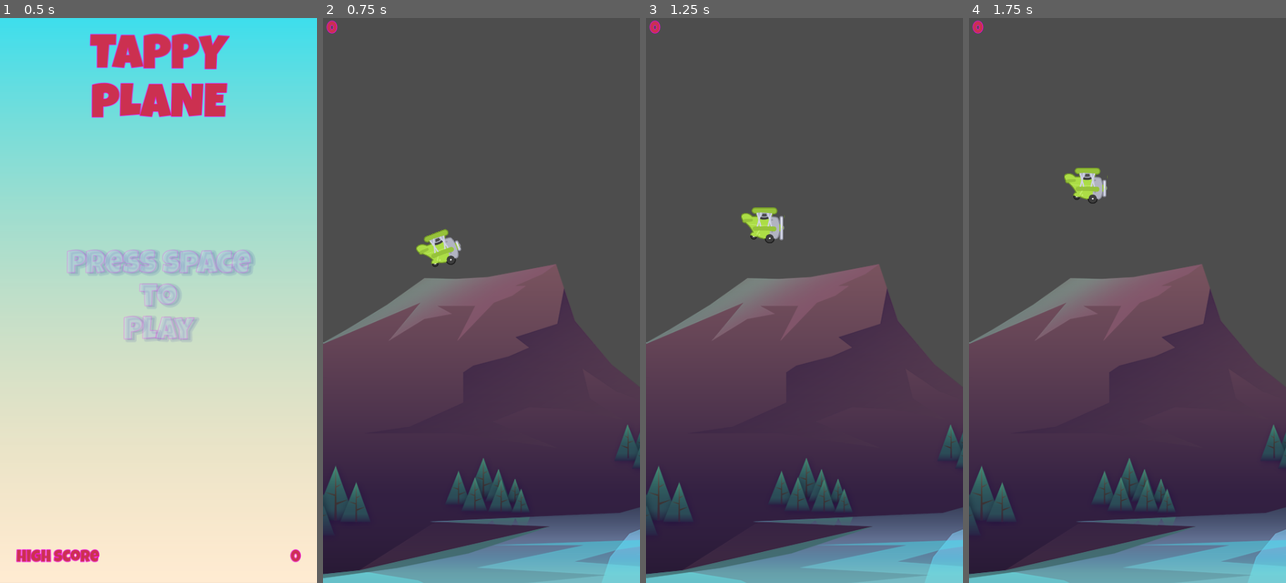
Above: before the commit, frames 1-4 (left to right).
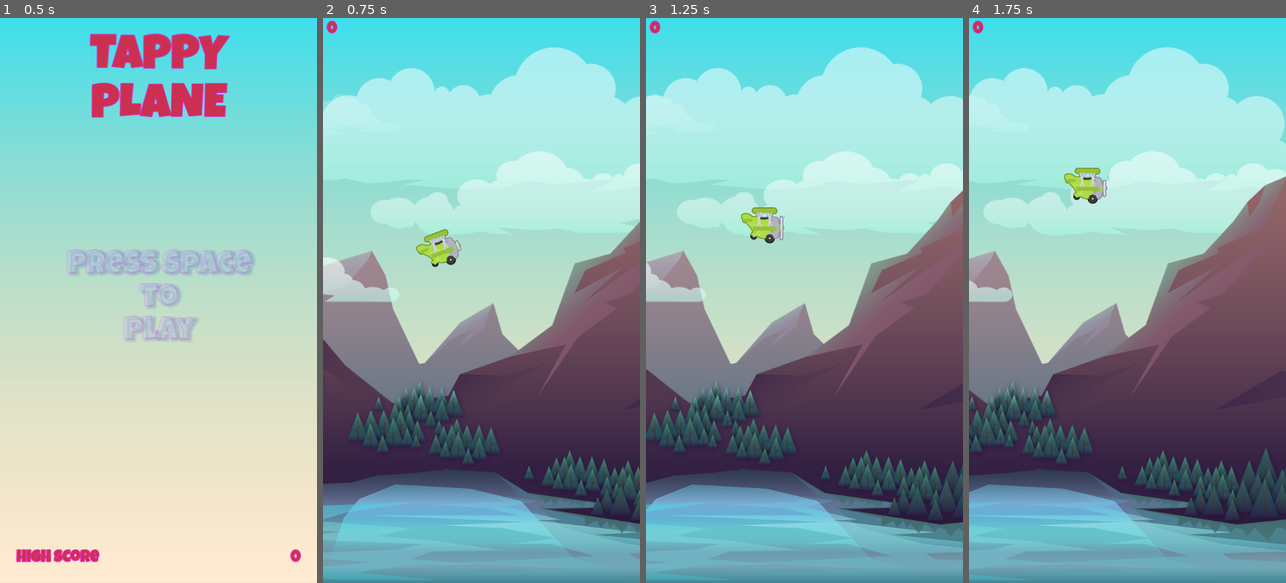
Above: after the commit, the same moments.

Repository: davidzywiec/flappy
Game: Godot game, scene res://scenes/menu/main_menu.tscn
Same seed, same stepped clock (60 frames per second), same inputs: the game is played once before the commit and once after it.
Inputs:
- Up to frame 1 (0.5 s): no input
- Up to frame 2 (0.75 s): tap Space (fly) at 0.5, 0.6 s
- Up to frame 3 (1.25 s): no input
- Up to frame 4 (1.75 s): tap Space (fly) at 1.35 s

Frame 1 is identical in both runs. In frame 2, 80% of the frame differs, in the area x 0-100%, y 0-100%; in frame 3, 80%; in frame 4, 78%.

Commit message:
Finished!

Diff:
--- /dev/null
+++ b/parallax_layer.tscn
@@ -0,0 +1,12 @@
+[gd_scene load_steps=3 format=3 uid="uid://cuddj6sas4iu5"]
+
+[ext_resource type="Script" path="res://scenes/background/parallax_layer.gd" id="1_7gwl0"]
+[ext_resource type="Texture2D" uid="uid://brc8xn432ky3x" path="res://assets/background/sky.png" id="2_g6x7c"]
+
+[node name="ParallaxLayer" type="ParallaxLayer"]
+script = ExtResource("1_7gwl0")
+
+[node name="Sprite2D" type="Sprite2D" parent="."]
+scale = Vector2(0.791, 0.791)
+texture = ExtResource("2_g6x7c")
+centered = false
--- a/project.godot
+++ b/project.godot
@@ -38,6 +38,13 @@
 ]
 }
 
+[layer_names]
+
+2d_physics/layer_1="barrier"
+2d_physics/layer_2="pipe"
+2d_physics/layer_3="laser"
+2d_physics/layer_4="plane"
+
 [rendering]
 
 renderer/rendering_method="mobile"
--- /dev/null
+++ b/scenes/background/parallax_2d.gd
@@ -0,0 +1,16 @@
+extends Parallax2D
+
+@onready var sprite : Sprite2D = $Sprite2D
+@export var texture : Texture2D
+@export var scroll_speed : float
+
+# Called when the node enters the scene tree for the first time.
+func _ready() -> void:
+	var scale_f = get_viewport_rect().size.y / texture.get_height()
+	sprite.texture = texture
+	sprite.scale = Vector2(scale_f, scale_f)
+	repeat_size.x = texture.get_width() * scale_f
+
+# Called every frame. 'delta' is the elapsed time since the previous frame.
+func _process(delta: float) -> void:
+	pass
--- /dev/null
+++ b/scenes/background/parallax_2d.tscn
@@ -0,0 +1,11 @@
+[gd_scene load_steps=2 format=3 uid="uid://ch3a7ppo4auut"]
+
+[ext_resource type="Script" path="res://scenes/background/parallax_2d.gd" id="1_xq8x7"]
+
+[node name="Parallax2D" type="Parallax2D"]
+scroll_scale = Vector2(0, 0)
+follow_viewport = false
+ignore_camera_scroll = true
+script = ExtResource("1_xq8x7")
+
+[node name="Sprite2D" type="Sprite2D" parent="."]
--- /dev/null
+++ b/scenes/background/parallax_background.gd
@@ -0,0 +1,12 @@
+extends ParallaxBackground
+
+func _ready() -> void:
+	SignalManager.on_plane_die.connect(on_plane_die)
+
+# Called every frame. 'delta' is the elapsed time since the previous frame.
+func _process(delta: float) -> void:
+	#Move the parallelbackground based on the scroll speed of pipes
+	scroll_offset.x -= GameManager.SCROLL_SPEED * delta
+
+func on_plane_die() -> void:
+	set_process(false)
--- /dev/null
+++ b/scenes/background/parallax_background.tscn
@@ -0,0 +1,39 @@
+[gd_scene load_steps=10 format=3 uid="uid://dc3a1uw2mh3qv"]
+
+[ext_resource type="PackedScene" uid="uid://cuddj6sas4iu5" path="res://parallax_layer.tscn" id="1_1uu4l"]
+[ext_resource type="Texture2D" uid="uid://brc8xn432ky3x" path="res://assets/background/sky.png" id="1_d7kg2"]
+[ext_resource type="Script" path="res://scenes/background/parallax_background.gd" id="1_deehe"]
+[ext_resource type="Texture2D" uid="uid://dktkxnpic2yf8" path="res://assets/background/clouds_1.png" id="2_fm7ue"]
+[ext_resource type="Texture2D" uid="uid://uwl30nx05k6c" path="res://assets/background/rocks_1.png" id="3_1i415"]
+[ext_resource type="Texture2D" uid="uid://bbok3s4iaoam1" path="res://assets/background/clouds_2.png" id="4_vx56b"]
+[ext_resource type="Texture2D" uid="uid://07iu36d2lkb8" path="res://assets/background/rocks_2.png" id="5_kgumw"]
+[ext_resource type="Texture2D" uid="uid://dj7omcjtapqu2" path="res://assets/background/clouds_3.png" id="6_3xw76"]
+[ext_resource type="Texture2D" uid="uid://bieqfkk0ldhdw" path="res://assets/background/clouds_4.png" id="7_0pf6j"]
+
+[node name="ParallaxBackground" type="ParallaxBackground"]
+scroll_ignore_camera_zoom = true
+script = ExtResource("1_deehe")
+
+[node name="Sky" parent="." instance=ExtResource("1_1uu4l")]
+texture = ExtResource("1_d7kg2")
+
+[node name="CloudsLayer1" parent="." instance=ExtResource("1_1uu4l")]
+texture = ExtResource("2_fm7ue")
+scroll_scale = 0.3
+
+[node name="RocksLayer1" parent="." instance=ExtResource("1_1uu4l")]
+texture = ExtResource("3_1i415")
+scroll_scale = 0.5
+
+[node name="CloudsLayer2" parent="." instance=ExtResource("1_1uu4l")]
+texture = ExtResource("4_vx56b")
+
+[node name="RocksLayer2" parent="." instance=ExtResource("1_1uu4l")]
+texture = ExtResource("5_kgumw")
+scroll_scale = 0.75
+
+[node name="CloudsLayer3" parent="." instance=ExtResource("1_1uu4l")]
+texture = ExtResource("6_3xw76")
+
+[node name="CloudsLayer4" parent="." instance=ExtResource("1_1uu4l")]
+texture = ExtResource("7_0pf6j")
--- /dev/null
+++ b/scenes/background/parallax_background_NEW.tscn
@@ -0,0 +1,31 @@
+[gd_scene load_steps=7 format=3 uid="uid://d1w4bft43eoli"]
+
+[ext_resource type="PackedScene" uid="uid://ch3a7ppo4auut" path="res://scenes/background/parallax_2d.tscn" id="1_xf0q0"]
+[ext_resource type="Texture2D" uid="uid://dktkxnpic2yf8" path="res://assets/background/clouds_1.png" id="2_1aasx"]
+[ext_resource type="Texture2D" uid="uid://brc8xn432ky3x" path="res://assets/background/sky.png" id="2_vyehf"]
+[ext_resource type="Texture2D" uid="uid://bbok3s4iaoam1" path="res://assets/background/clouds_2.png" id="3_fchvq"]
+[ext_resource type="Texture2D" uid="uid://uwl30nx05k6c" path="res://assets/background/rocks_1.png" id="4_k0lps"]
+[ext_resource type="Texture2D" uid="uid://07iu36d2lkb8" path="res://assets/background/rocks_2.png" id="5_pvd5k"]
+
+[node name="ParallelBackground" type="Node2D"]
+z_index = -5
+position = Vector2(0, 427)
+
+[node name="Sky" parent="." instance=ExtResource("1_xf0q0")]
+texture = ExtResource("2_vyehf")
+
+[node name="Cloud1" parent="." instance=ExtResource("1_xf0q0")]
+autoscroll = Vector2(-25, 0)
+texture = ExtResource("2_1aasx")
+
+[node name="Rock1" parent="." instance=ExtResource("1_xf0q0")]
+autoscroll = Vector2(-35, 0)
+texture = ExtResource("4_k0lps")
+
+[node name="Cloud2" parent="." instance=ExtResource("1_xf0q0")]
+autoscroll = Vector2(-50, 0)
+texture = ExtResource("3_fchvq")
+
+[node name="Rock2" parent="." instance=ExtResource("1_xf0q0")]
+autoscroll = Vector2(-80, 0)
+texture = ExtResource("5_pvd5k")
--- /dev/null
+++ b/scenes/background/parallax_layer.gd
@@ -0,0 +1,18 @@
+extends ParallaxLayer
+
+@onready var sprite : Sprite2D = $Sprite2D
+@export var texture : Texture2D
+@export var scroll_scale : float
+
+# Called when the node enters the scene tree for the first time.
+func _ready() -> void:
+	#Set the layer speed in contrast to the scroll speed
+	motion_scale.x = scroll_scale
+	#Get the view port rectangle divided by our resolution
+	var scale_f = get_viewport_rect().size.y / GameManager.IMG_H
+	#Set texture on sprite
+	sprite.texture = texture
+	#Scale down texture based on screen
+	sprite.scale = Vector2(scale_f, scale_f)
+	#Move motion based on screen
+	motion_mirroring.x = GameManager.IMG_W * scale_f
--- a/scenes/branch/barrier.tscn
+++ b/scenes/branch/barrier.tscn
@@ -4,6 +4,7 @@
 size = Vector2(487, 20)
 
 [node name="Barrier" type="StaticBody2D"]
+collision_mask = 9
 
 [node name="CollisionShape2D" type="CollisionShape2D" parent="."]
 position = Vector2(240.5, 0)
--- a/scenes/game/game.gd
+++ b/scenes/game/game.gd
@@ -6,6 +6,7 @@
 @onready var spawnL : Marker2D = $spawnL
 @onready var spawnTimer : Timer = $spawnTimer
 @onready var pipeHolder : Node = $PipeHolder
+@onready var pBackground : ParallaxBackground = $ParallaxBackground
 
 # Called when the node enters the scene tree for the first time.
 func _ready() -> void:
@@ -17,6 +18,9 @@
 
 # Called every frame. 'delta' is the elapsed time since the previous frame.
 func _process(delta: float) -> void:
+	pass
+
+func _physics_process(delta: float) -> void:
 	pass
 
 #Spawn a pipes scene between two points
--- a/scenes/game/game.tscn
+++ b/scenes/game/game.tscn
@@ -1,19 +1,27 @@
-[gd_scene load_steps=7 format=3 uid="uid://bf6w73ynciyvs"]
+[gd_scene load_steps=8 format=3 uid="uid://bf6w73ynciyvs"]
 
-[ext_resource type="Texture2D" uid="uid://07iu36d2lkb8" path="res://assets/background/rocks_2.png" id="1_pf2my"]
 [ext_resource type="Script" path="res://scenes/game/game.gd" id="1_t06kl"]
 [ext_resource type="PackedScene" uid="uid://b3y48hgcmrkwc" path="res://scenes/plane/plane.tscn" id="2_fiipk"]
 [ext_resource type="PackedScene" uid="uid://7otoxkxa78bk" path="res://scenes/branch/barrier.tscn" id="3_ti3ql"]
 [ext_resource type="PackedScene" uid="uid://dpyl2w4w8bfur" path="res://scenes/menu/game_over_ui.tscn" id="5_nyelj"]
 [ext_resource type="PackedScene" uid="uid://dn6iwol0xedrs" path="res://scenes/game/game_ui.tscn" id="6_cdjem"]
+[ext_resource type="PackedScene" uid="uid://dc3a1uw2mh3qv" path="res://scenes/background/parallax_background.tscn" id="6_duq7j"]
+[ext_resource type="PackedScene" uid="uid://d1w4bft43eoli" path="res://scenes/background/parallax_background_NEW.tscn" id="7_6t22m"]
 
 [node name="Game" type="Node2D"]
 script = ExtResource("1_t06kl")
 
-[node name="background" type="Sprite2D" parent="."]
-z_index = -5
-position = Vector2(374, 400)
-texture = ExtResource("1_pf2my")
+[node name="ParallelBackground" parent="." instance=ExtResource("7_6t22m")]
+
+[node name="ParallaxBackground" parent="." instance=ExtResource("6_duq7j")]
+visible = false
+
+[node name="HUD" type="CanvasLayer" parent="."]
+
+[node name="GameOverUI" parent="HUD" instance=ExtResource("5_nyelj")]
+visible = false
+
+[node name="gameUI" parent="HUD" instance=ExtResource("6_cdjem")]
 
 [node name="plane" parent="." instance=ExtResource("2_fiipk")]
 position = Vector2(176, 384)
@@ -35,10 +43,3 @@
 autostart = true
 
 [node name="PipeHolder" type="Node" parent="."]
-
-[node name="CanvasLayer" type="CanvasLayer" parent="."]
-
-[node name="GameOverUI" parent="CanvasLayer" instance=ExtResource("5_nyelj")]
-visible = false
-
-[node name="gameUI" parent="CanvasLayer" instance=ExtResource("6_cdjem")]
--- a/scenes/laser/laser.tscn
+++ b/scenes/laser/laser.tscn
@@ -44,6 +44,8 @@
 }
 
 [node name="laser" type="Area2D"]
+collision_layer = 4
+collision_mask = 8
 
 [node name="Sprite2D" type="Sprite2D" parent="."]
 scale = Vector2(1, 8)
--- a/scenes/pipe/pipe.tscn
+++ b/scenes/pipe/pipe.tscn
@@ -9,6 +9,8 @@
 size = Vector2(50, 53)
 
 [node name="pipe" type="Area2D"]
+collision_layer = 2
+collision_mask = 8
 
 [node name="Sprite2D" type="Sprite2D" parent="."]
 texture = ExtResource("1_mdrka")
--- a/scenes/pipe/pipes.gd
+++ b/scenes/pipe/pipes.gd
@@ -19,7 +19,8 @@
 
 
 func _process(delta: float) -> void:
-	if position.x <= OFF_SCREEN_X:
+	if self.global_position.x + 25 <= get_viewport_rect().position.x:
+		print("Exit")
 		exit_screen()
 
 # Called every frame. 'delta' is the elapsed time since the previous frame.
--- a/scenes/plane/plane.gd
+++ b/scenes/plane/plane.gd
@@ -7,6 +7,7 @@
 
 @onready var anim_player : AnimationPlayer = $AnimationPlayer
 @onready var anim_sprite : AnimatedSprite2D = $AnimatedSprite2D
+@onready var engine_noise : AudioStreamPlayer2D = $EngineNoise
 
 func _ready() -> void:
 	SignalManager.on_plane_die.connect(die)
@@ -30,4 +31,5 @@
 
 func die() -> void:
 	anim_sprite.stop()
+	engine_noise.stop()
 	set_physics_process(false)
--- a/scenes/plane/plane.tscn
+++ b/scenes/plane/plane.tscn
@@ -1,7 +1,8 @@
-[gd_scene load_steps=11 format=3 uid="uid://b3y48hgcmrkwc"]
+[gd_scene load_steps=12 format=3 uid="uid://b3y48hgcmrkwc"]
 
 [ext_resource type="Texture2D" uid="uid://c7pqelsc74cqa" path="res://assets/plane/planes_sheet.png" id="1_ggf8d"]
 [ext_resource type="Script" path="res://scenes/plane/plane.gd" id="1_kn2vl"]
+[ext_resource type="AudioStream" uid="uid://bkprxgnultdec" path="res://assets/audio/engine.mp3" id="3_ks2pd"]
 
 [sub_resource type="AtlasTexture" id="AtlasTexture_8426q"]
 atlas = ExtResource("1_ggf8d")
@@ -75,6 +76,7 @@
 }
 
 [node name="plane" type="CharacterBody2D"]
+collision_layer = 8
 script = ExtResource("1_kn2vl")
 
 [node name="AnimatedSprite2D" type="AnimatedSprite2D" parent="."]
@@ -90,3 +92,7 @@
 libraries = {
 "": SubResource("AnimationLibrary_x7lnj")
 }
+
+[node name="EngineNoise" type="AudioStreamPlayer2D" parent="."]
+stream = ExtResource("3_ks2pd")
+autoplay = true
--- a/singletons/game_manager.gd
+++ b/singletons/game_manager.gd
@@ -1,6 +1,9 @@
 extends Node
 
 const SCROLL_SPEED : float = 120.0
+const IMG_W : float = 1920.0
+const IMG_H : float = 1080.0
+
 var game_over : bool = false
 @onready var menu_scene = preload("res://scenes/menu/main_menu.tscn")
 @onready var game_scene = preload("res://scenes/game/game.tscn")
Not shown, changed: assets/audio/engine.mp3.import
